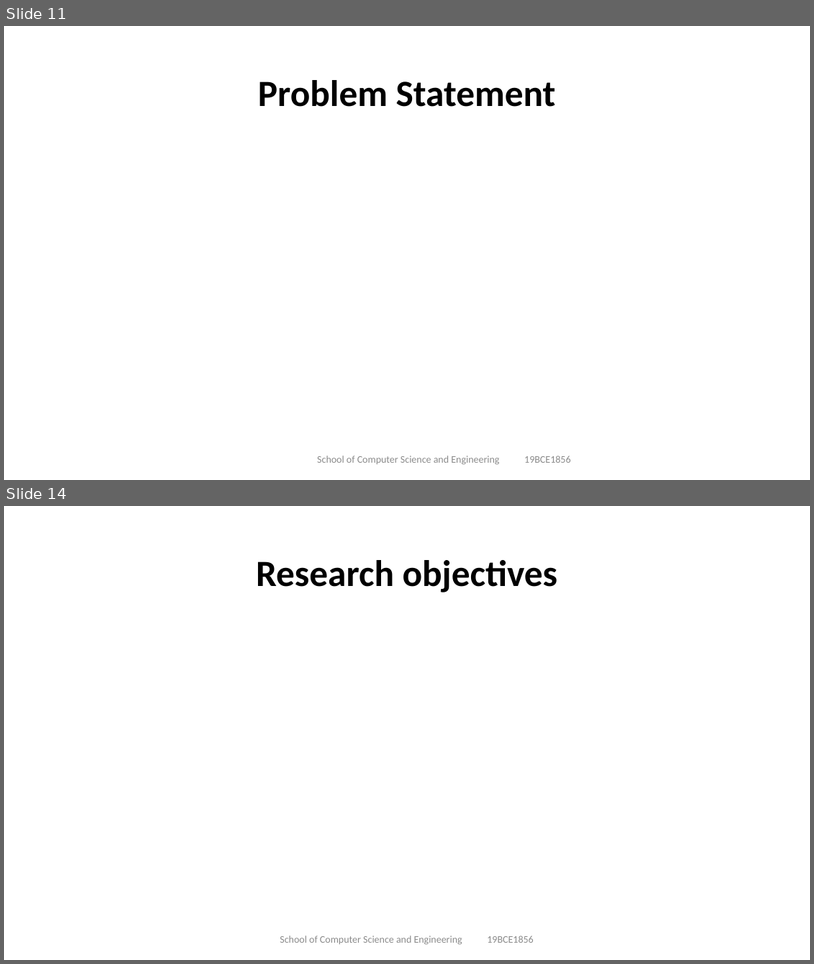
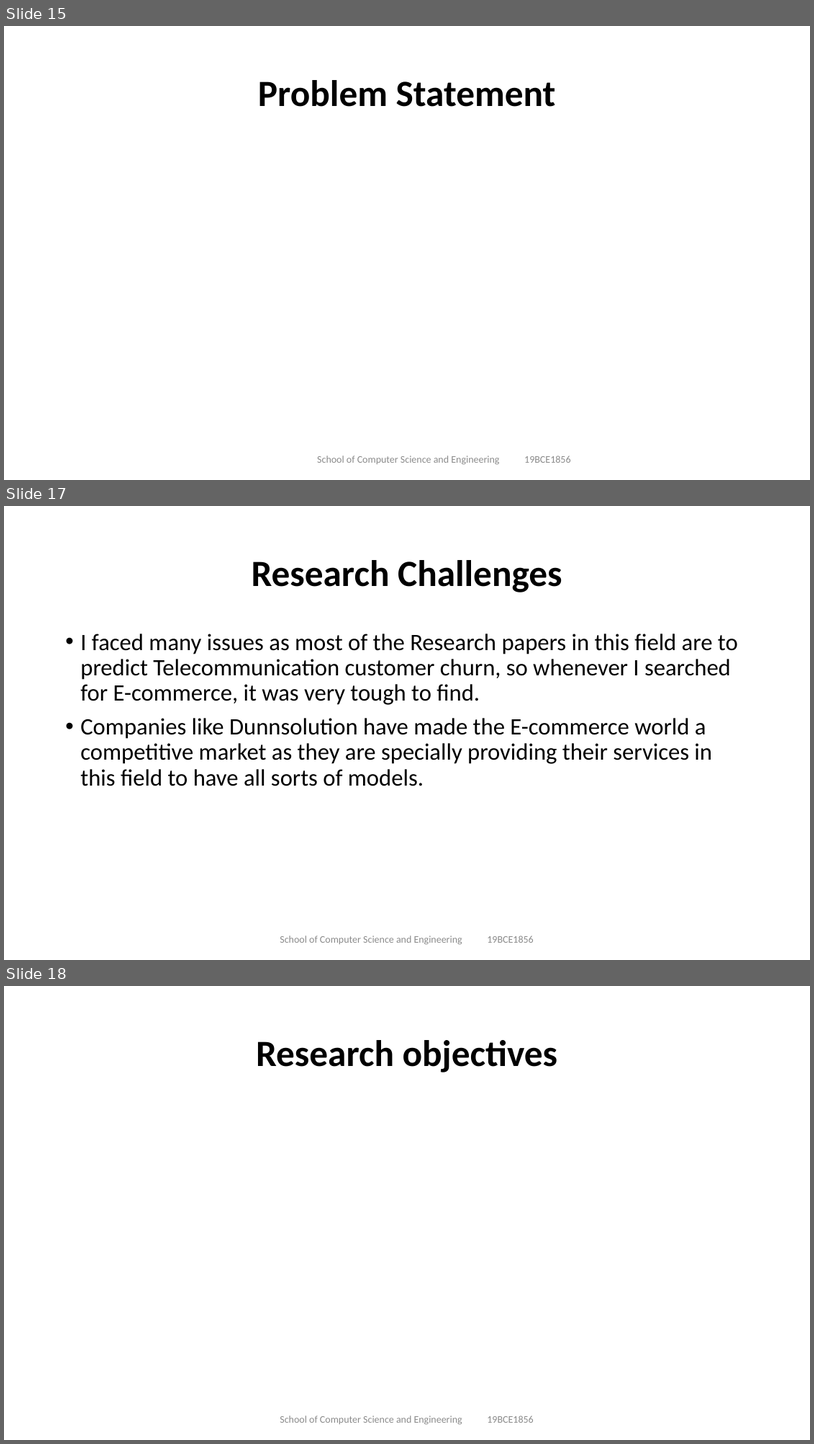
Before and after one commit to tusharmaurya267/E-commerce-Research-paper, a slide deck: CAPSTONE PROJECT REVIEW 1 PPT.pptx. Shown one above the other, each under a label of ours: slides 11 and 14 before the commit, slides 15, 17 and 18 after it; the slides between them are not shown. The pictures are 814x964 and 814x1444 pixels, drawn with LibreOffice and Linux fonts; fonts in the diff are those of the drawing. Boxes give left, top, right and bottom in pixels: in the first picture for what was removed or moved away, otherwise in the second. Text is boxed around its words. In the diff, an @@ line names an element or a change of style, - is before the commit and + after.

```diff
--- a/CAPSTONE PROJECT REVIEW 1 PPT.pptx
+++ b/CAPSTONE PROJECT REVIEW 1 PPT.pptx
@@ slide 17 added at <box>4,506,810,960</box>, background #FFFFFF @@
@@ title added at <box>252,560,563,592</box>, 44 pt, text #000000, bold @@
+Research Challenges
@@ text added at <box>80,633,738,786</box>, 28 pt, text #000000 @@
+• I faced many issues as most of the Research papers in this field are to predict Telecommunication customer churn, so whenever I searched for E-commerce, it was very tough to find.
+• Companies like Dunnsolution have made the E-commerce world a competitive market as they are specially providing their services in this field to have all sorts of models.
@@ text added at <box>280,935,533,944</box>, 12 pt, text #8C8C8C @@
+School of Computer Science and Engineering 19BCE1856
@@ what was slide 11 is now slide 15 @@
@@ what was slide 14 is now slide 18 @@
```
Also in this commit, not shown: 8 slides changed, 4 other slides added, 1 slide removed, 1 other file.
